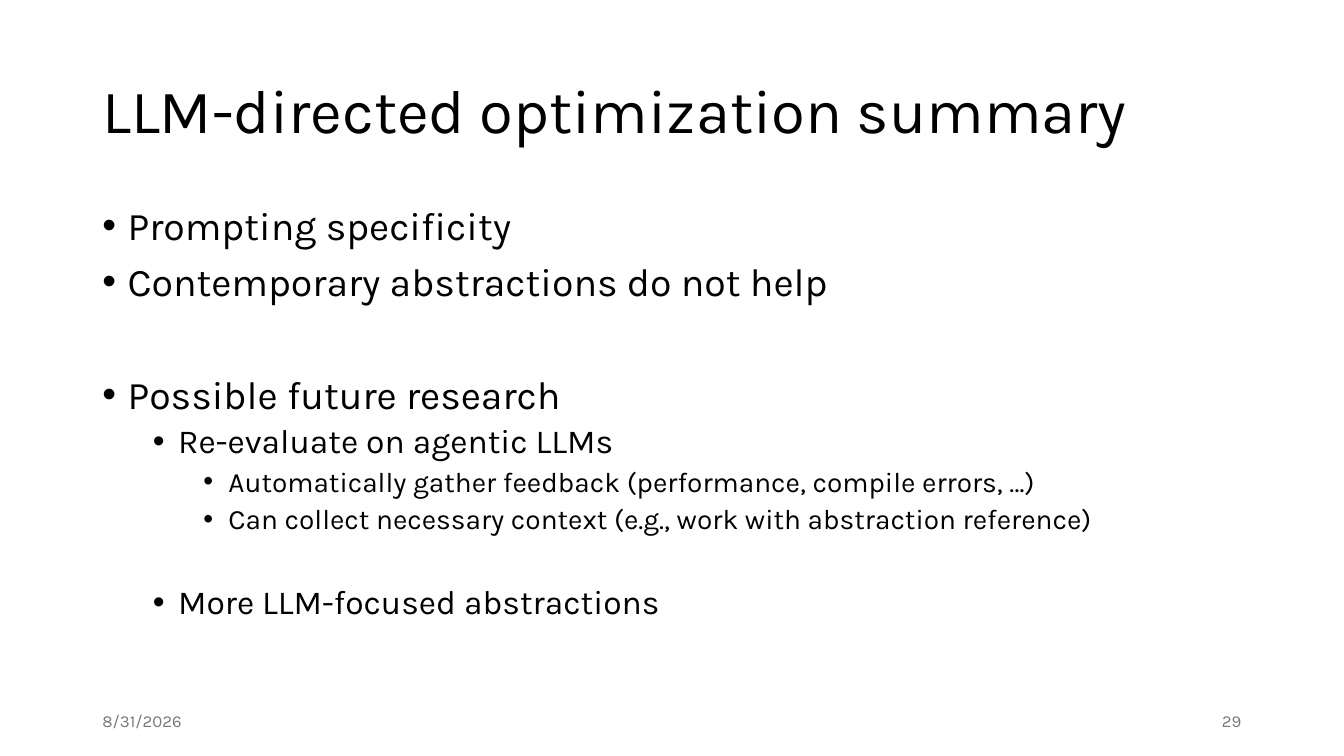
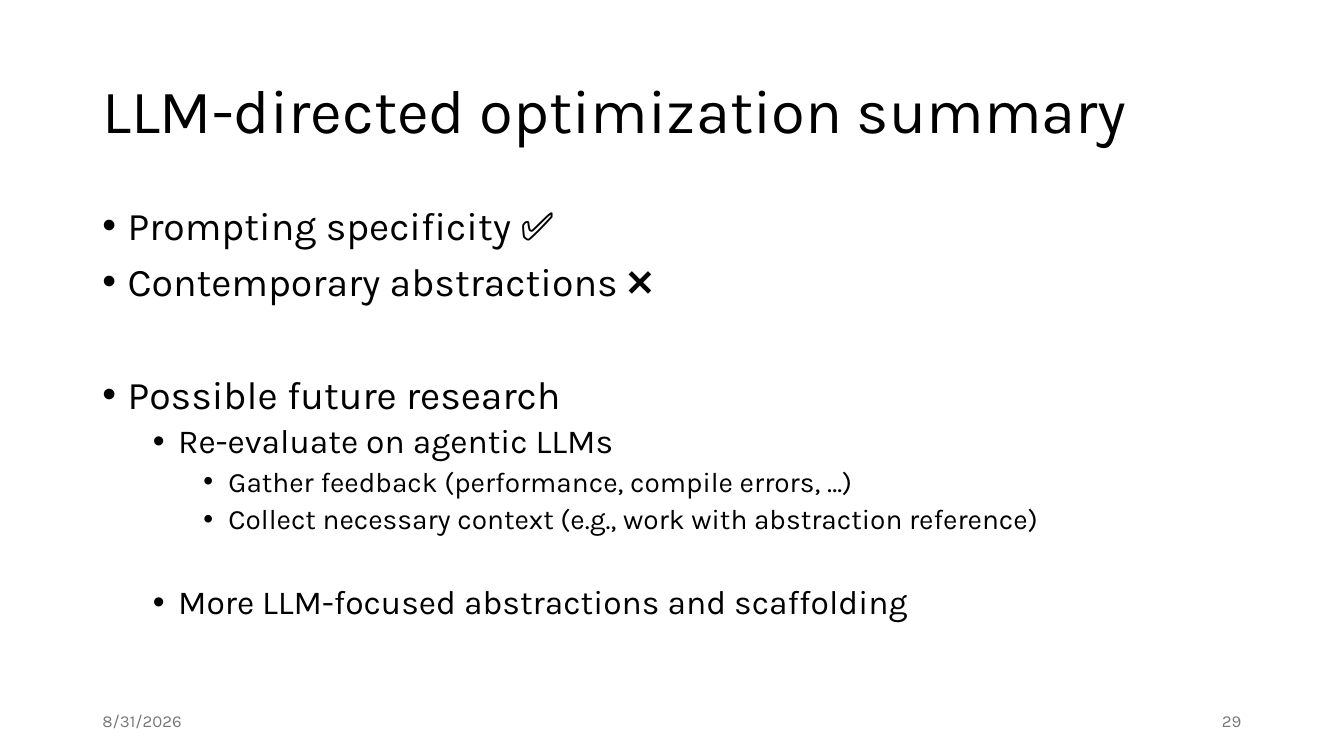
Before and after one commit to jiriklepl/phd-thesis, a slide deck: slide 29 of slides/Optimizing Memory Layouts and Traversal Orders in High-Performance Computing.pptx. Drawn at 1344x756 pixels with LibreOffice and Linux fonts; fonts in the diff are those of the drawing. Boxes give left, top, right and bottom in pixels: in the first picture for what was removed or moved away, otherwise in the second. Text is boxed around its words. In the diff, an @@ line names an element or a change of style, - is before the commit and + after.

```diff
--- a/slides/Optimizing Memory Layouts and Traversal Orders in High-Performance Computing.pptx
+++ b/slides/Optimizing Memory Layouts and Traversal Orders in High-Performance Computing.pptx
@@ text at [128, 213, 618, 306]: text changed @@
-• Prompting specificity
-• Contemporary abstractions do not help
+• Prompting specificity ✅
+• Contemporary abstractions ❌
@@ text at [178, 472, 1038, 623]: text changed @@
-    • Automatically gather feedback (performance, compile errors, …)
-    • Can collect necessary context (e.g., work with abstraction reference)
-  • More LLM-focused abstractions
+    • Gather feedback (performance, compile errors, …)
+    • Collect necessary context (e.g., work with abstraction reference)
+  • More LLM-focused abstractions and scaffolding
```
Also in this commit, not shown: 1 other slide changed.
